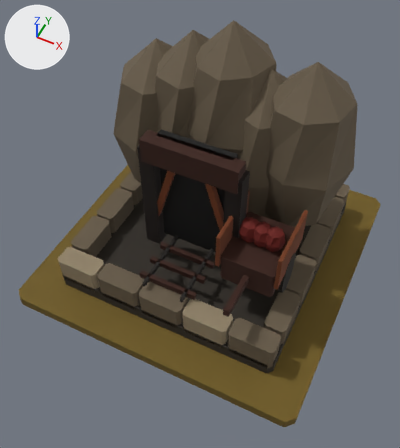
The glTF model art/emberglass_t1/emberglass_t1.glb: old version first, new version second.
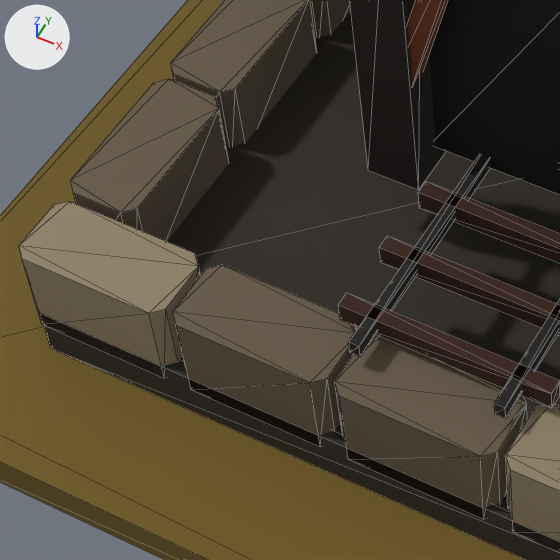
Each version is shown whole from a 50 mm lens placed at (0.704, -1.53, 2.076), pointed at (0.031, -0.184, 0.394), then close up on the part from 13% to 49% of the width and 44% to 76% of the height. The axes (+X, +Y, +Z) are drawn at upper left. The lights are the same throughout. The older version's two pictures come first. The close-ups show mesh edges as thin lines.

Objects in the first close-up: 'MMR | emberglass | T01 Architecture.001', 'MMR | emberglass | Tier 01 Ground.001'.
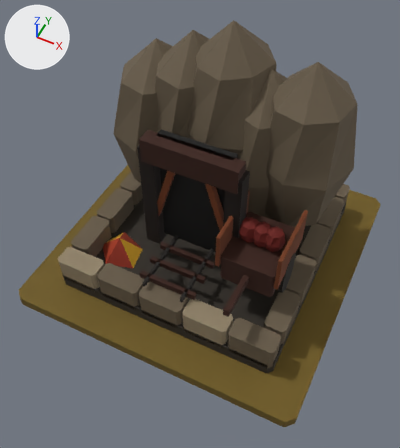
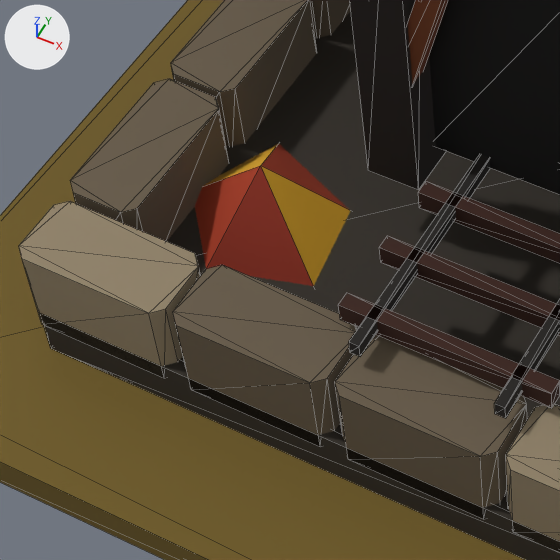
Where the change shows, as pixel boxes (x1, y1, x2, y2) in the close-ups (560 x 560 px):
'MMR | emberglass | T01 Autumn Dressing.001', added
    after: (195, 144, 350, 286)

Edits to the bpy script that builds the scene:
```text
Add me_mmr___emberglass___t01_autumn_dressing_001:
    me_mmr___emberglass___t01_autumn_dressing_001.from_pydata(...)  # 6 vertices, 5 faces; spans x -0.432..-0.22, y -0.37..-0.161, z 0.062..0.162
    me_mmr___emberglass___t01_autumn_dressing_001.materials.append(mat_mmr___shared_palette_atlas)  # picture img_mmr_shared_color_palette_64
Add ob_mmr___emberglass___t01_autumn_dressing_001:
    ob_mmr___emberglass___t01_autumn_dressing_001 = bpy.data.objects.new('MMR | emberglass | T01 Autumn Dressing.001', me_mmr___emberglass___t01_autumn_dressing_001)
    ob_mmr___emberglass___t01_autumn_dressing_001.location = (0.0, 0.0, 0.05)
```
